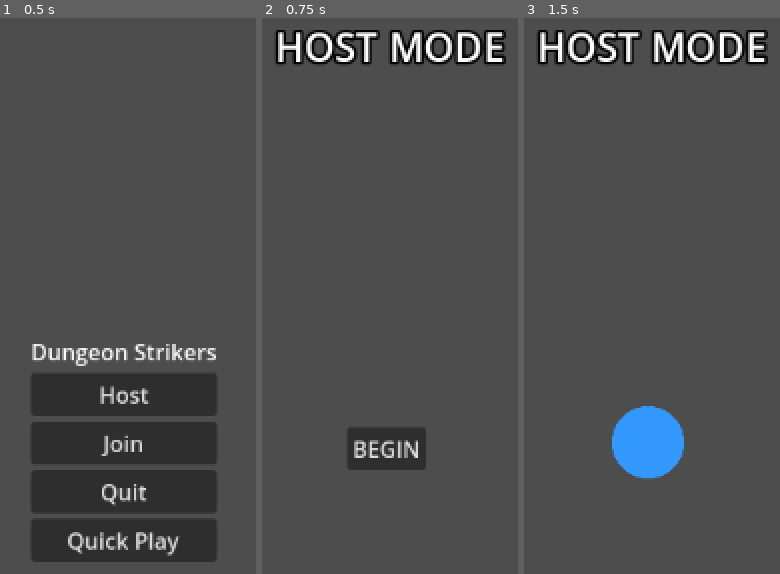
Above: before the commit, frames 1-3 (left to right).
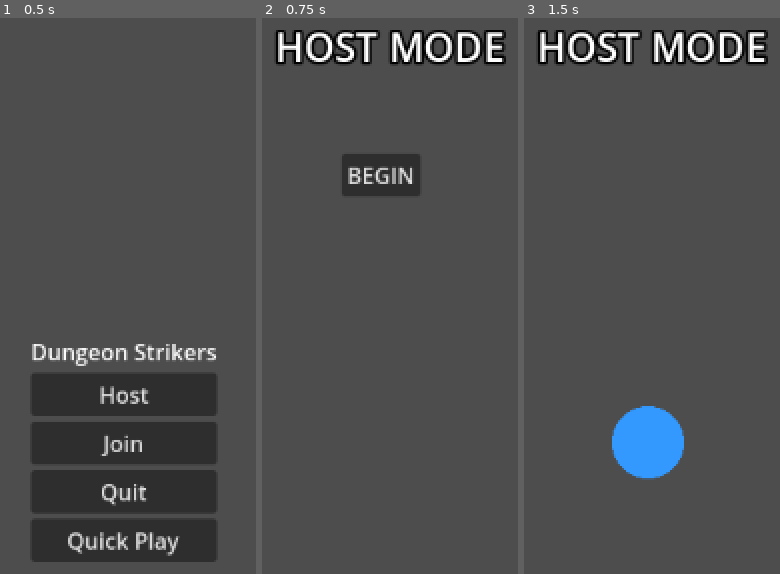
Above: after the commit, the same moments.

Repository: Tohzt/Dungeon-Strikers-2D
Game: Godot game, scene res://Main Menu/Main Menu.tscn
Two runs of this game, one before a commit and one after it. Both use one fixed random seed, a clock stepped at 60 frames per second and the inputs below.
Inputs:
- Up to frame 1 (0.5 s): no input
- Up to frame 2 (0.75 s): click "Quick Play" at 0.5 s
- Up to frame 3 (1.5 s): click "BEGIN" at 1.25 s

Frame 1 is identical in both runs. In frame 2, 4.2% of the frame differs, in the area x 31-65%, y 24-82%; in frame 3, nothing differs.

Commit message:
wip: rpc attacks

Diff:
--- a/Ball/ball.gd
+++ b/Ball/ball.gd
@@ -1 +1,4 @@
 class_name BallClass extends RigidBody2D
+
+func _ready() -> void:
+	global_position = get_tree().current_scene.get_node("Spawn Points/Ball Spawn").global_position
--- a/Ball/ball.tscn
+++ b/Ball/ball.tscn
@@ -7,9 +7,6 @@
 bounce = 1.0
 
 [sub_resource type="SceneReplicationConfig" id="SceneReplicationConfig_xh4y6"]
-properties/0/path = NodePath(".:position")
-properties/0/spawn = true
-properties/0/replication_mode = 1
 
 [sub_resource type="CircleShape2D" id="CircleShape2D_mmb0u"]
 radius = 26.0
--- a/Game/game.tscn
+++ b/Game/game.tscn
@@ -43,10 +43,10 @@
 anchor_top = 0.5
 anchor_right = 0.5
 anchor_bottom = 0.5
-offset_left = -28.5
-offset_top = -15.5
-offset_right = 28.5
-offset_bottom = 15.5
+offset_left = -32.0
+offset_top = -212.0
+offset_right = 25.0
+offset_bottom = -181.0
 grow_horizontal = 2
 grow_vertical = 2
 text = "BEGIN"
--- /dev/null
+++ b/Player/Attack/player_attack.gd
@@ -0,0 +1,18 @@
+class_name AttackClass extends RigidBody2D
+
+@onready var mesh_instance: MeshInstance2D = $MeshInstance2D  # Visual representation of the attack
+
+# State variables
+var is_active: bool = false  # Flag to track if attack is currently active
+var attack_power: int = 100
+var attack_direction: Vector2 = Vector2.ZERO  # Direction of the attack
+var owner_velocity: Vector2 = Vector2.ZERO  # Reference to the owner's velocity for combined hits
+
+func _ready() -> void:
+	apply_central_impulse(attack_direction * attack_power)
+	is_active = true
+
+
+func _on_body_entered(_body: Node2D) -> void:
+	if !get_multiplayer_authority(): return
+	queue_free()
--- /dev/null
+++ b/Player/Attack/player_attack.tscn
@@ -0,0 +1,25 @@
+[gd_scene load_steps=4 format=3 uid="uid://cd37ndthdlhls"]
+
+[ext_resource type="Script" path="res://Player/Attack/player_attack.gd" id="1_fa5ys"]
+
+[sub_resource type="CircleShape2D" id="CircleShape2D_5d0fw"]
+radius = 23.0217
+
+[sub_resource type="SphereMesh" id="SphereMesh_attack"]
+radius = 23.0
+height = 46.0
+
+[node name="Attack" type="RigidBody2D"]
+collision_layer = 2
+custom_integrator = true
+contact_monitor = true
+max_contacts_reported = 2
+script = ExtResource("1_fa5ys")
+
+[node name="Attack" type="CollisionShape2D" parent="."]
+shape = SubResource("CircleShape2D_5d0fw")
+
+[node name="MeshInstance2D" type="MeshInstance2D" parent="."]
+mesh = SubResource("SphereMesh_attack")
+
+[connection signal="body_entered" from="." to="." method="_on_body_entered"]
--- a/Player/player.gd
+++ b/Player/player.gd
@@ -1,15 +1,15 @@
 class_name PlayerClass extends CharacterBody2D
 
 @onready var col_body: CollisionShape2D = $Body  # Reference to the player's collision body
-@onready var col_attack: AttackClass = $Attack  # Reference to the attack projectile
 
 # Movement constants
 const SPEED: float = 300.0  # Player movement speed
 
 # Attack properties
+const ATTACK: PackedScene = preload("res://Player/Attack/player_attack.tscn")
 const ATTACK_POWER: float = 400.0  # Force applied to objects hit by the attack
 var can_attack: bool = true  # Flag to determine if player can attack
-var attack: bool= false  # Flag to track if attack button is pressed
+var attack_confirmed: bool= false  # Flag to track if attack button is pressed
 var attack_cooldown: float = 0.0  # Timer to track attack cooldown
 var attack_cooldown_max: float= 0.5  # Time in seconds before player can attack again
 var attack_direction: Vector2
@@ -35,13 +35,13 @@
 	# Handle mouse input for attacking
 	if event is InputEventMouseButton and event.button_index == MOUSE_BUTTON_LEFT:
 		if event.is_pressed() and can_attack:
-			attack = true
+			attack_confirmed = true
 			# Update target direction based on mouse position
 			#TODO: Consider always tracking mouse_position
 			var mouse_position: Vector2 = get_global_mouse_position()
 			attack_direction = (mouse_position - global_position).normalized()
 		if event.is_released():
-			attack = false
+			attack_confirmed = false
 
 func _process(delta: float) -> void:
 	if !is_multiplayer_authority(): return
@@ -59,16 +59,20 @@
 			can_attack = true
 
 func _handle_attack() -> void:
-	if col_attack:
-		if attack:
-			# Launch attack in direction of mouse cursor
-			col_attack.attack(attack_direction, ATTACK_POWER, velocity)
-			attack = false  # Only apply impulse once per click
-			can_attack = false
-			attack_cooldown = attack_cooldown_max
-		elif can_attack:
-			# Attack is not active and cooldown is complete
-			col_attack.return_to_owner()
+	if attack_confirmed:
+		attack_confirmed = false  # Only apply impulse once per click
+		can_attack = false
+		attack_cooldown = attack_cooldown_max
+		attack.rpc(multiplayer.get_unique_id(), attack_direction)
+
+@rpc("call_local")
+func attack(atk_id: int, atk_dir: Vector2) -> void:
+	if name == str(atk_id):
+		var _atk: AttackClass = ATTACK.instantiate()
+		_atk.modulate = modulate
+		_atk.global_position = $Marker2D.global_position
+		_atk.attack_direction = atk_dir
+		get_parent().add_child(_atk)
 
 func _handle_movement(delta: float) -> void:
 	var direction: Vector2 = Input.get_vector("move_left", "move_right", "move_up", "move_down")
--- a/Player/player.tscn
+++ b/Player/player.tscn
@@ -1,15 +1,11 @@
-[gd_scene load_steps=10 format=3 uid="uid://btf8e0wnlbd82"]
+[gd_scene load_steps=6 format=3 uid="uid://btf8e0wnlbd82"]
 
 [ext_resource type="Script" path="res://Player/player.gd" id="1_iyeam"]
-[ext_resource type="Script" path="res://Player/player_attack.gd" id="2_r7mu0"]
 
 [sub_resource type="SceneReplicationConfig" id="SceneReplicationConfig_emixd"]
 properties/0/path = NodePath(".:position")
 properties/0/spawn = true
 properties/0/replication_mode = 1
-properties/1/path = NodePath("Attack:position")
-properties/1/spawn = true
-properties/1/replication_mode = 1
 
 [sub_resource type="Gradient" id="Gradient_i7jue"]
 offsets = PackedFloat32Array(0.6875, 0.721154)
@@ -22,17 +18,6 @@
 
 [sub_resource type="CircleShape2D" id="CircleShape2D_m6ryd"]
 radius = 30.0
-
-[sub_resource type="SphereMesh" id="SphereMesh_vldew"]
-radius = 30.0
-height = 60.0
-
-[sub_resource type="CircleShape2D" id="CircleShape2D_5d0fw"]
-radius = 23.0217
-
-[sub_resource type="SphereMesh" id="SphereMesh_attack"]
-radius = 23.0
-height = 46.0
 
 [node name="Player" type="CharacterBody2D"]
 collision_layer = 2
@@ -48,19 +33,4 @@
 [node name="Body" type="CollisionShape2D" parent="."]
 shape = SubResource("CircleShape2D_m6ryd")
 
-[node name="MeshInstance2D" type="MeshInstance2D" parent="."]
-mesh = SubResource("SphereMesh_vldew")
-
-[node name="Attack" type="RigidBody2D" parent="."]
-top_level = true
-collision_layer = 2
-custom_integrator = true
-contact_monitor = true
-max_contacts_reported = 2
-script = ExtResource("2_r7mu0")
-
-[node name="Attack" type="CollisionShape2D" parent="Attack"]
-shape = SubResource("CircleShape2D_5d0fw")
-
-[node name="MeshInstance2D" type="MeshInstance2D" parent="Attack"]
-mesh = SubResource("SphereMesh_attack")
+[node name="Marker2D" type="Marker2D" parent="."]
--- a/Player/player_attack.gd
+++ /dev/null
@@ -1,43 +0,0 @@
-class_name AttackClass extends RigidBody2D
-
-@onready var Master: PlayerClass = get_parent()
-@onready var mesh_instance: MeshInstance2D = $MeshInstance2D  # Visual representation of the attack
-
-# State variables
-var is_active: bool = false  # Flag to track if attack is currently active
-var attack_direction: Vector2 = Vector2.ZERO  # Direction of the attack
-var owner_velocity: Vector2 = Vector2.ZERO  # Reference to the owner's velocity for combined hits
-
-func _ready() -> void:
-	modulate = Master.modulate
-	global_position = Master.global_position
-	_update_appearance(false)
-
-# Called by the player to launch the attack
-func attack(direction: Vector2, power: float, owner_vel: Vector2) -> void:
-	attack_direction = direction
-	owner_velocity = owner_vel
-	apply_central_impulse(direction * power)
-	_update_appearance(true)
-	is_active = true
-
-# Reset the attack position to the owner
-func reset_position(owner_position: Vector2 = Master.global_position) -> void:
-	global_position = owner_position
-	linear_velocity = Vector2.ZERO
-
-# HACK: Why the fuck does this break when i remove the if/else..?
-func return_to_owner(owner_position: Vector2 = Master.global_position) -> void:
-	if global_position.distance_to(owner_position) > 5:
-		_update_appearance(false)
-		reset_position(owner_position)
-		is_active = false
-	else:
-		_update_appearance(false)
-		reset_position(owner_position)
-		is_active = false
-
-# Update the visual appearance of the attack
-func _update_appearance(active: bool) -> void:
-	var _offset: float = 0.0 if active else 0.2
-	mesh_instance.scale = Vector2(1.0 - _offset, 1.0 - _offset)
